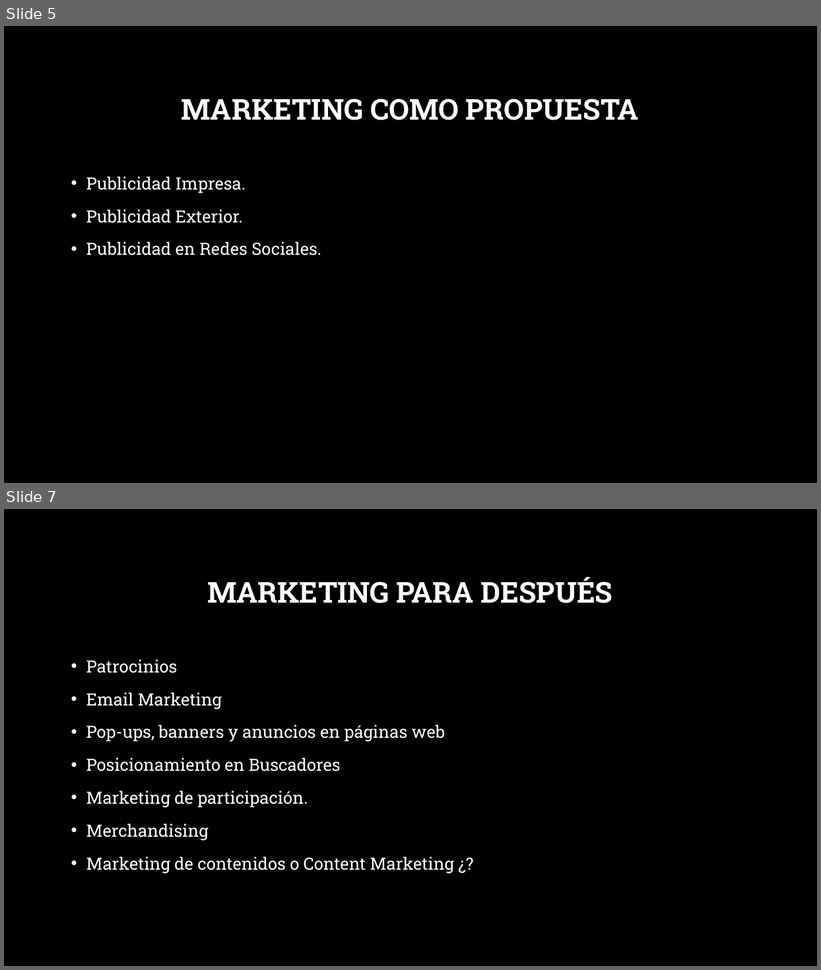
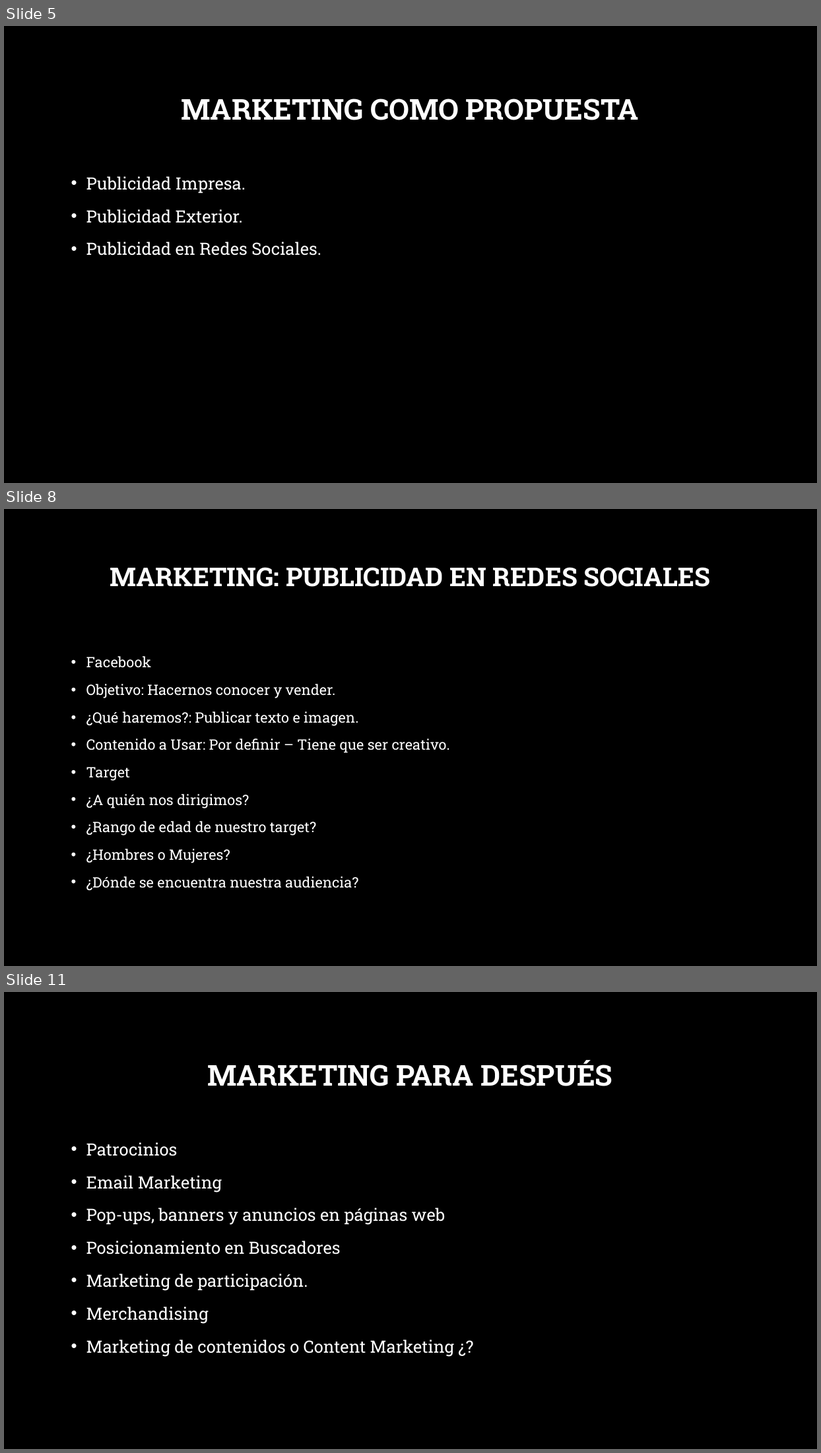
Before and after one commit to vega9190/Cuentos, a slide deck: Transpo/Presentacion.pptx. Shown one above the other, each under a label of ours: slides 5 and 7 before the commit, slides 5, 8 and 11 after it; the slides between them are not shown. The pictures are 821x970 and 821x1453 pixels, drawn with LibreOffice and Linux fonts; fonts in the diff are those of the drawing; background and template pictures are left out. Boxes give left, top, right and bottom in pixels: in the first picture for what was removed or moved away, otherwise in the second. Text is boxed around its words. In the diff, an @@ line names an element or a change of style, - is before the commit and + after.

```diff
--- a/Transpo/Presentacion.pptx
+++ b/Transpo/Presentacion.pptx
@@ slide 8 added at (x1=4, y1=509, x2=817, y2=966), background picture (left out) @@
@@ title added at (x1=110, y1=567, x2=711, y2=587), 30.6 pt, text #FFFFFF, bold @@
+MARKETING: PUBLICIDAD EN REDES SOCIALES
@@ text added at (x1=86, y1=656, x2=450, y2=891), 17 pt, text #FFFFFF @@
+• Facebook
+• Objetivo: Hacernos conocer y vender.
+• ¿Qué haremos?: Publicar texto e imagen.
+• Contenido a Usar: Por definir – Tiene que ser creativo.
+• Target
+• ¿A quién nos dirigimos?
+• ¿Rango de edad de nuestro target?
+• ¿Hombres o Mujeres?
+• ¿Dónde se encuentra nuestra audiencia?
@@ what was slide 7 is now slide 11 @@
```
Also in this commit, not shown: 1 slide changed, 3 other slides added.
